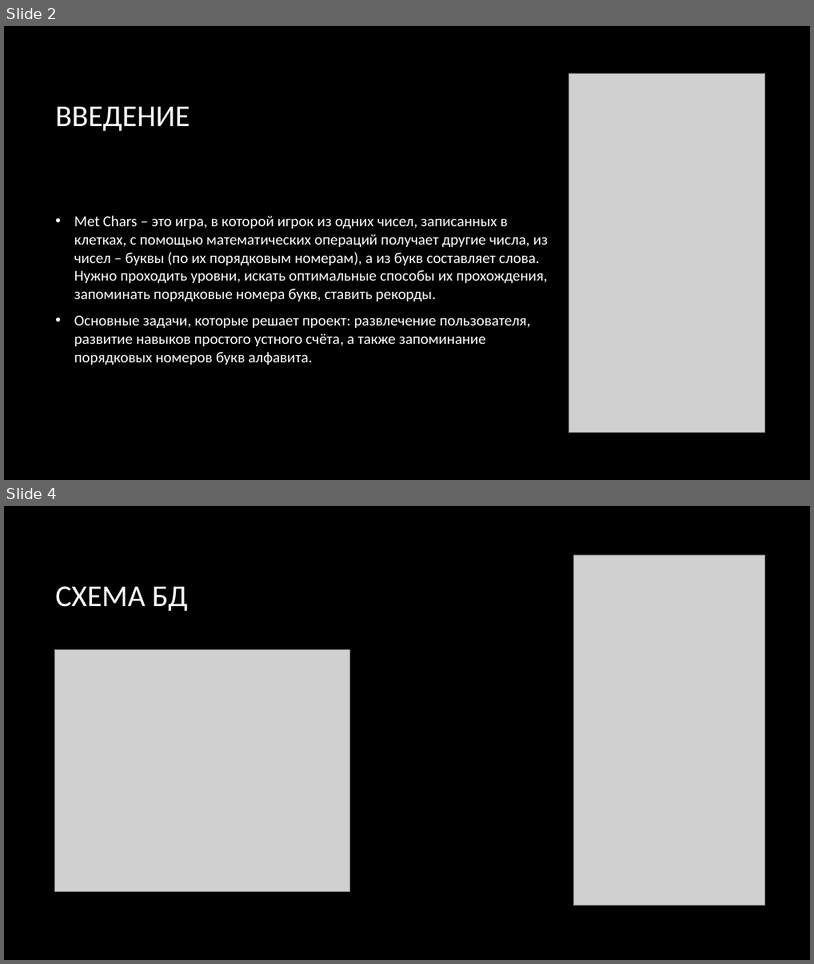
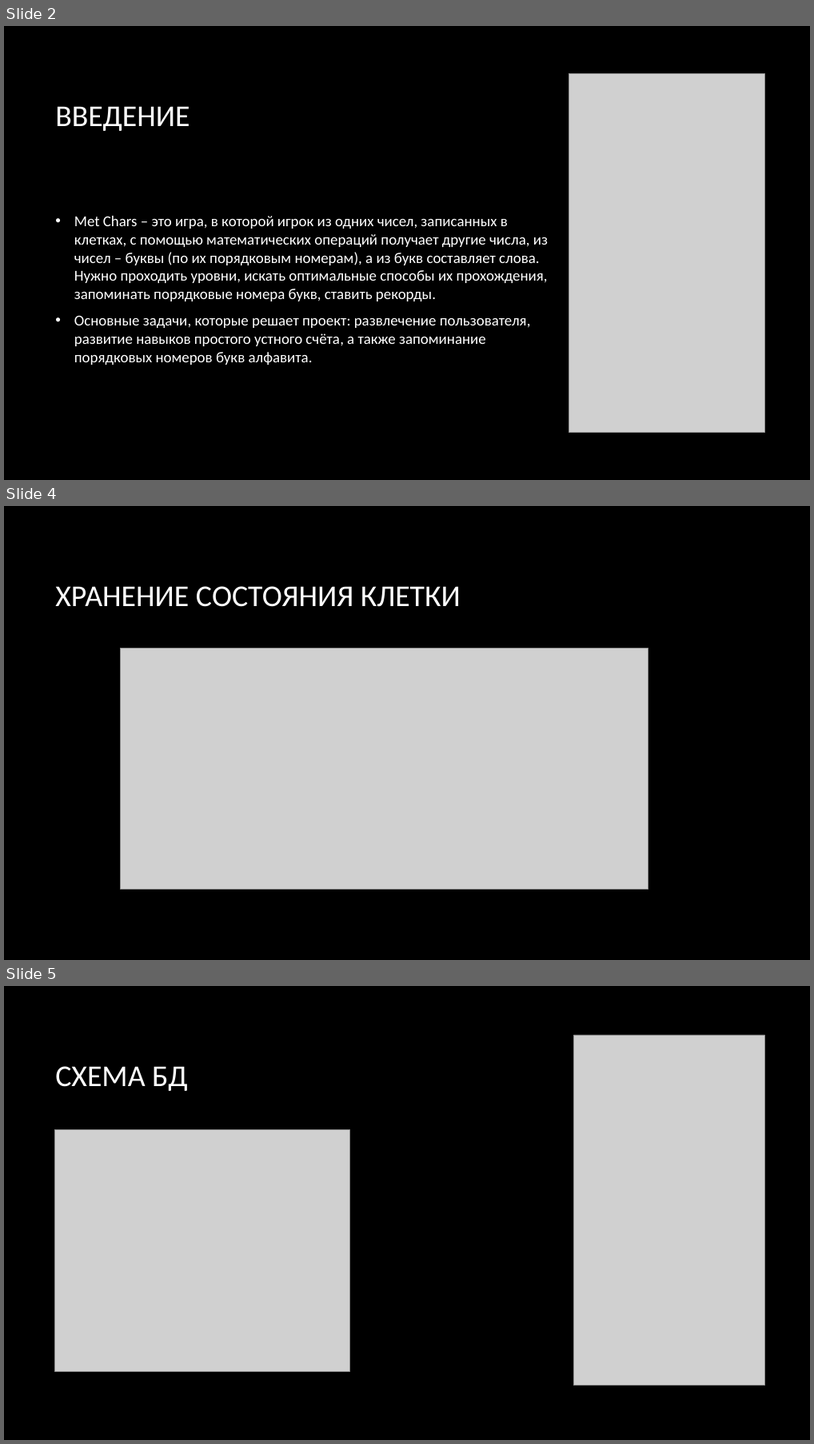
Before and after one commit to nekstas/met-chars, a slide deck: .docs/Презентация.pptx. Shown one above the other, each under a label of ours: slides 2 and 4 before the commit, slides 2, 4 and 5 after it; the slides between them are not shown. The pictures are 814x964 and 814x1444 pixels, drawn with LibreOffice and Linux fonts; fonts in the diff are those of the drawing; grey boxes stand for pictures; background and template pictures are left out. Boxes give left, top, right and bottom in pixels: in the first picture for what was removed or moved away, otherwise in the second. Text is boxed around its words. In the diff, an @@ line names an element or a change of style, - is before the commit and + after.

```diff
--- a/.docs/Презентация.pptx
+++ b/.docs/Презентация.pptx
@@ slide 4 added at [4,506,810,960], background picture (left out) @@
@@ title added at [55,586,461,607], 36 pt, text #FFFFFF @@
+ХРАНЕНИЕ СОСТОЯНИЯ КЛЕТКИ
@@ picture added at [121,648,648,889] @@
@@ what was slide 4 is now slide 5 @@
```
Also in this commit, not shown: 1 slide changed, 4 other files.
